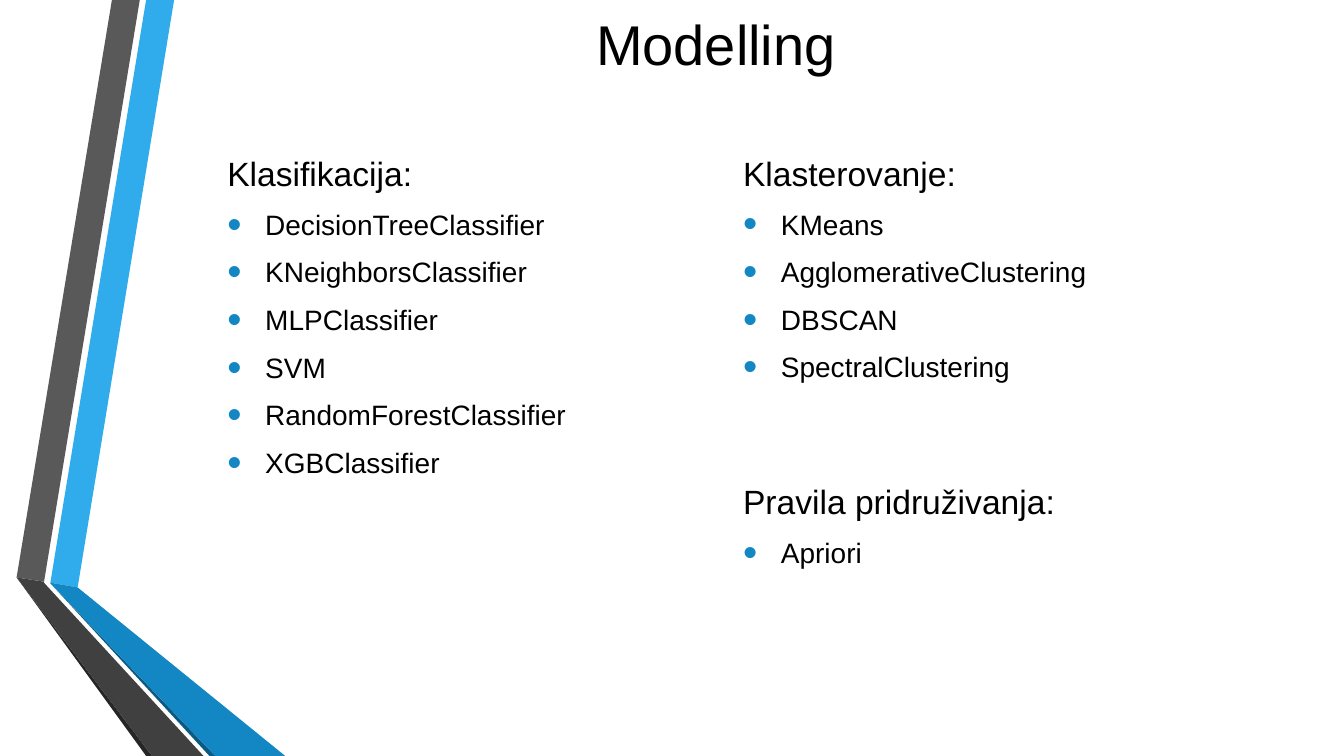
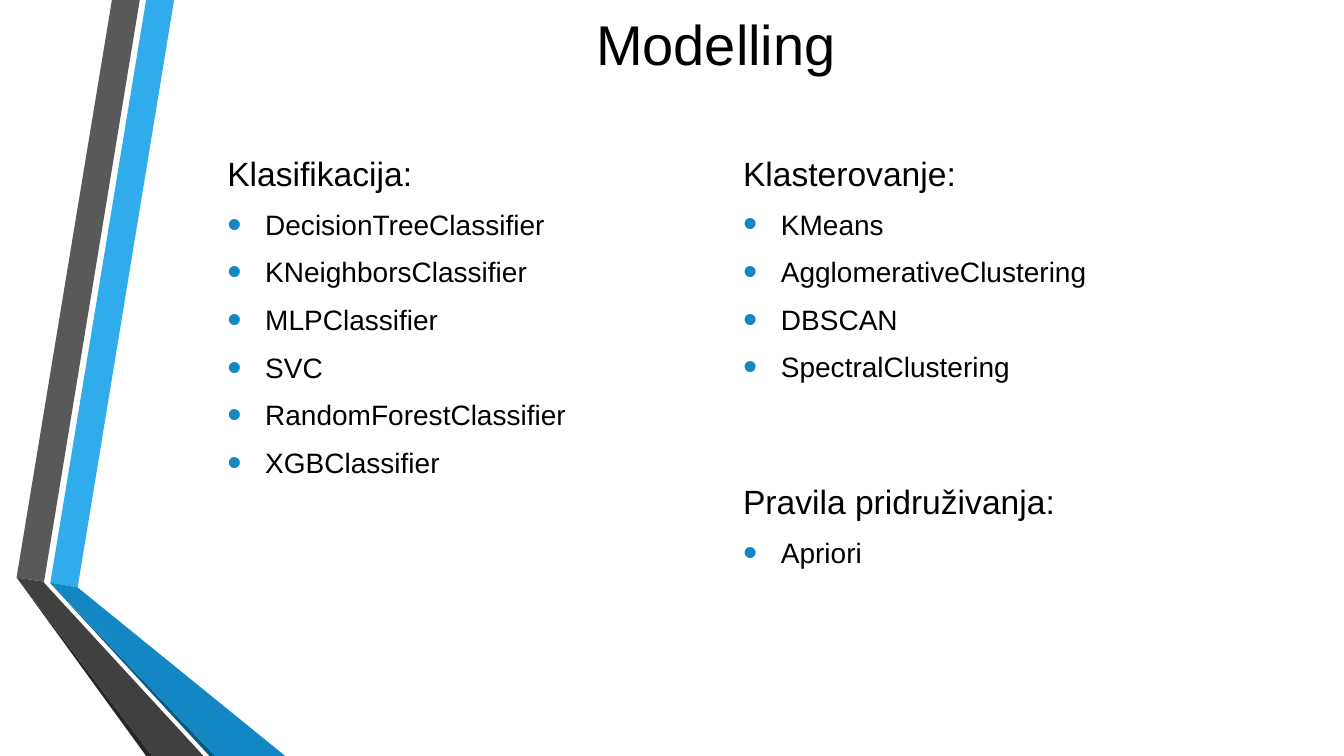
Before and after one commit to MATF-istrazivanje-podataka-1/2023_Data_Mining_Diamonds_Dataset, a slide deck: slide 7 of Prezentacija.pptx. Drawn at 1344x756 pixels with LibreOffice and Linux fonts; fonts in the diff are those of the drawing; background and template pictures are left out. Boxes give left, top, right and bottom in pixels: in the first picture for what was removed or moved away, otherwise in the second. Text is boxed around its words. In the diff, an @@ line names an element or a change of style, - is before the commit and + after.

```diff
--- a/Prezentacija.pptx
+++ b/Prezentacija.pptx
@@ text at (x1=265, y1=358, x2=323, y2=379): text changed @@
-• SVM
+• SVC
```
Also in this commit, not shown: 3 other files.
